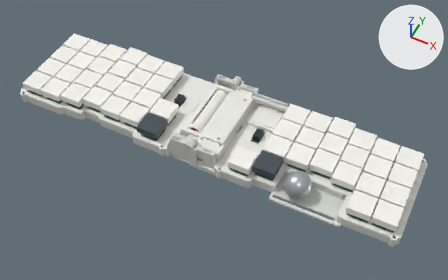
An edit to the glTF model 3d-models/folding-unibody/generated/komoro-folding-open.glb, drawn before and after from the same camera.
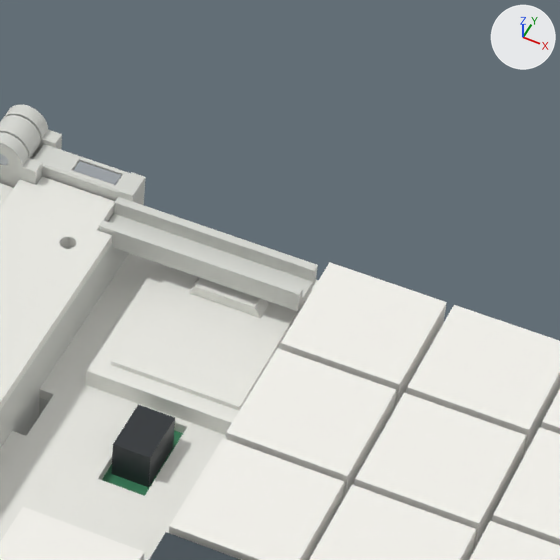
Old and new are each drawn whole from a camera (50 mm lens) standing at (0.1471, -0.2424, 0.341) and looking at (0.0111, 0.0297, 0.0009) and again close up on the part from 52% to 74% of the width and 21% to 55% of the height. Lighting does not change. The marker at upper right points along +X, +Y and +Z. The last two pictures show the newer version. Vertices at exactly the same position are counted once.

Names of what the first close-up shows: '01_Open / power_lid', '01_Open / right_XIAO_reference', '01_Open / right_key_05', '01_Open / right_key_08', '01_Open / right_key_09', '01_Open / right_key_10', '01_Open / right_key_17', '01_Open / right_key_18', '01_Open / right_key_19', '01_Open / right_key_20', '01_Open / right_plate', '01_Open / right_tray' and 9 more.
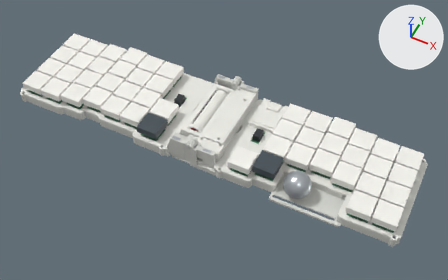
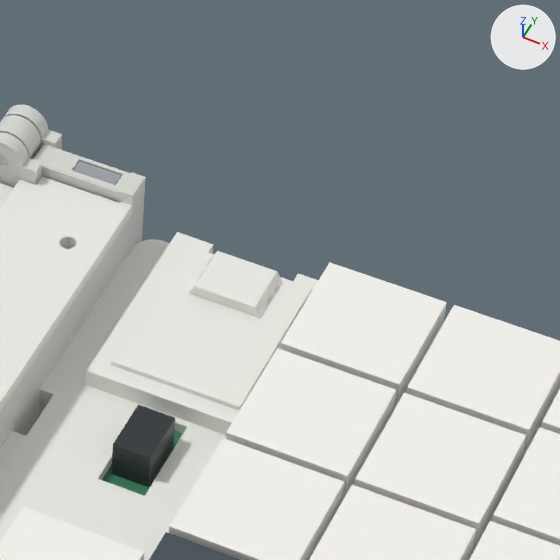
What differs and where, as boxes [x1, y1, x2, y2] in the close-ups (560 x 560 px; the box of a moved part takes in the faces that stretch with it):
'01_Open / right_tray', reshaped
    before: [0, 104, 318, 448]
    after: [0, 104, 145, 448]
part 1 of me_right_tray, moved or reshaped
    before: [98, 180, 318, 311]
    after: [98, 180, 145, 299]
part 2 of me_power_lid, moved or reshaped
    before: [0, 177, 115, 410]
    after: [0, 177, 132, 410]

What the commit changed:
me_right_tray is used by ob_01_open___right_tray; location (0.0, 0.0, 0.0).
me_right_tray had 11082 vertices, 22208 faces and spanned x -0.016..0.151, y -0.005..0.076, z 0.0..0.022.
me_right_tray now has 11095 vertices, 22242 faces and spans x -0.016..0.151, y -0.005..0.076, z 0.0..0.022.
me_right_tray part 1: 5 vertices moved within x 0.0..0.011, y 0.058..0.07, z 0.015..0.019; 19 vertices removed from x 0.016..0.044, y 0.064..0.07, z 0.014..0.017; 32 vertices added at x 0.015..0.045, y 0.066..0.074, z 0.002..0.015.
Other edits to the shape of me_right_tray do not show in these pictures.
me_power_lid is used by ob_01_open___power_lid; location (0.0, 0.0, 0.0).
me_power_lid had 520 vertices, 1044 faces and spanned x 0.0028..0.018, y 0.014..0.0697, z 0.0148..0.0163.
me_power_lid now has 520 vertices, 1044 faces and spans x 0.0028..0.018, y 0.014..0.07, z 0.0148..0.0163.
Part 2, on me_power_lid:
5 vertices are removed from x 0.0158..0.018, y 0.0638..0.0697, z 0.0148..0.0163.
129 faces are deleted.
1 vertex moves from x 0.018, y 0.0638, z 0.0148 to x 0.018, y 0.07, z 0.0148.
5 vertices are added at (0.0163, 0.0697, 0.0163), (0.018, 0.07, 0.0163), (0.0163, 0.07, 0.0163), (0.0163, 0.0697, 0.0148), (0.0163, 0.07, 0.0148).
129 new faces join them.
